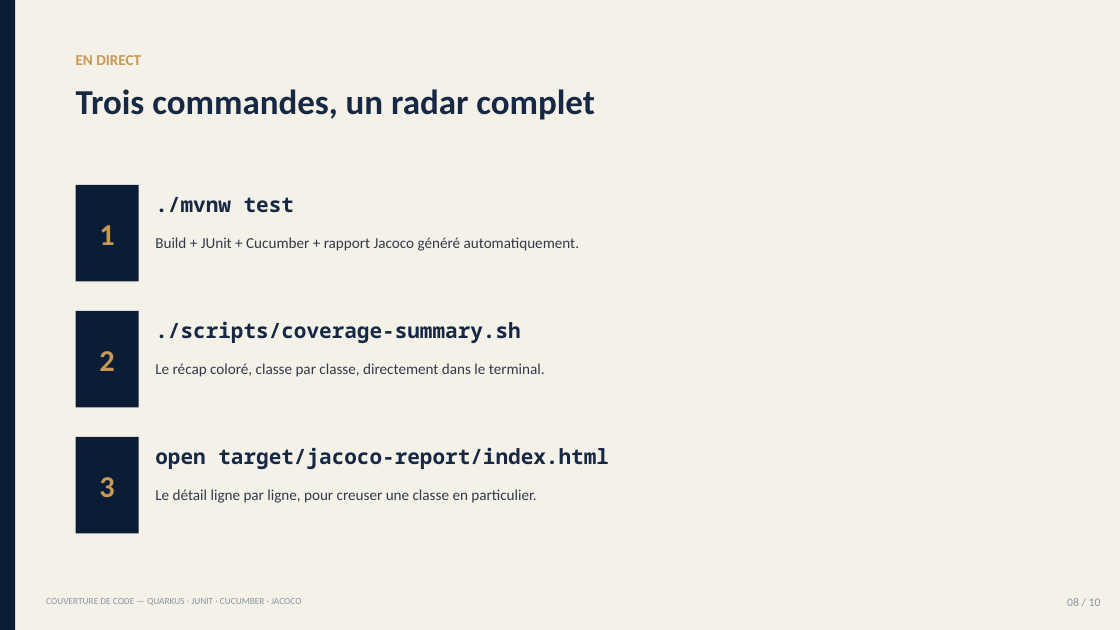
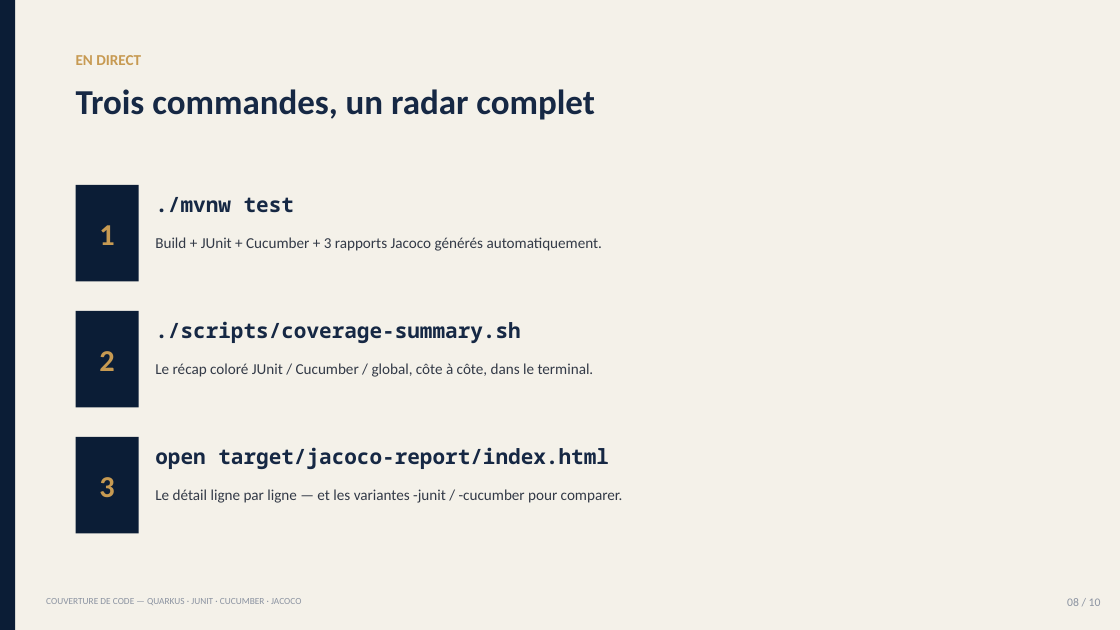
Before and after one commit to sidevconcept/couverture-junit-cucumber-jacoco, a slide deck: slide 8 of presentation/couverture-code-conference.pptx. Drawn at 1120x630 pixels with LibreOffice and Linux fonts; fonts in the diff are those of the drawing. Boxes give left, top, right and bottom in pixels: in the first picture for what was removed or moved away, otherwise in the second. Text is boxed around its words. In the diff, an @@ line names an element or a change of style, - is before the commit and + after.

```diff
--- a/presentation/couverture-code-conference.pptx
+++ b/presentation/couverture-code-conference.pptx
@@ text at <box>155,237,603,251</box>: text changed @@
-Build + JUnit + Cucumber + rapport Jacoco généré automatiquement.
+Build + JUnit + Cucumber + 3 rapports Jacoco générés automatiquement.
@@ text at <box>155,363,594,377</box>: text changed @@
-Le récap coloré, classe par classe, directement dans le terminal.
+Le récap coloré JUnit / Cucumber / global, côte à côte, dans le terminal.
@@ text at <box>155,489,623,503</box>: text changed @@
-Le détail ligne par ligne, pour creuser une classe en particulier.
+Le détail ligne par ligne — et les variantes -junit / -cucumber pour comparer.
```
Also in this commit, not shown: 1 other slide changed, 6 other files.
